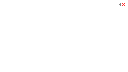
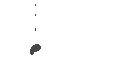
Layered file, before and after one edit (128 × 72). Changes by layer:
hid group "audio" (2 layers) over [119, 3, 125, 6]
showed group "Cellar" (19 layers) over [30, 3, 125, 55]
added group "water drip" with 5 layers in group "Cellar" over [30, 4, 41, 55]
added layer "water 4" in group "water drip" over [30, 4, 41, 55]
added layer "water 3" in group "water drip" over [30, 4, 41, 55]
added layer "water 2" in group "water drip" over [30, 4, 41, 55]
added layer "water 1" in group "water drip" over [30, 4, 41, 55]
added layer "water 0" in group "water drip" over [30, 4, 41, 55]
